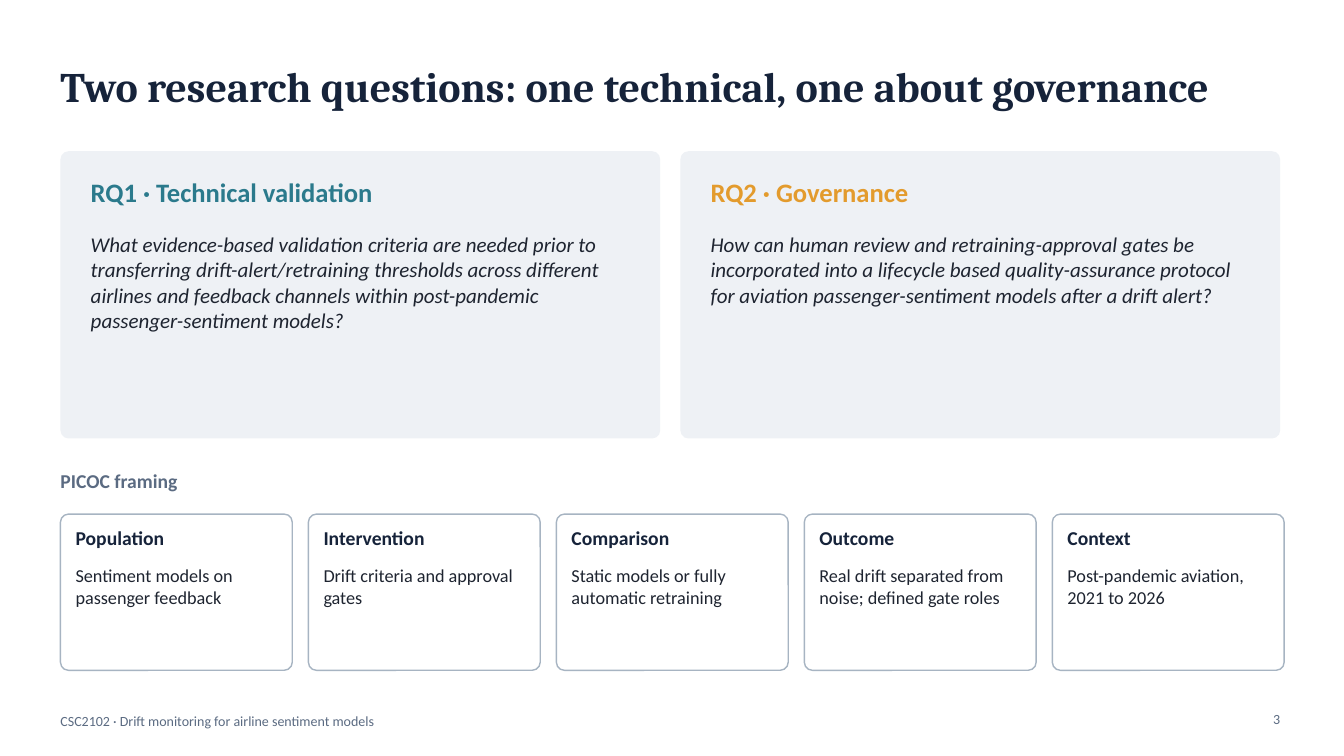
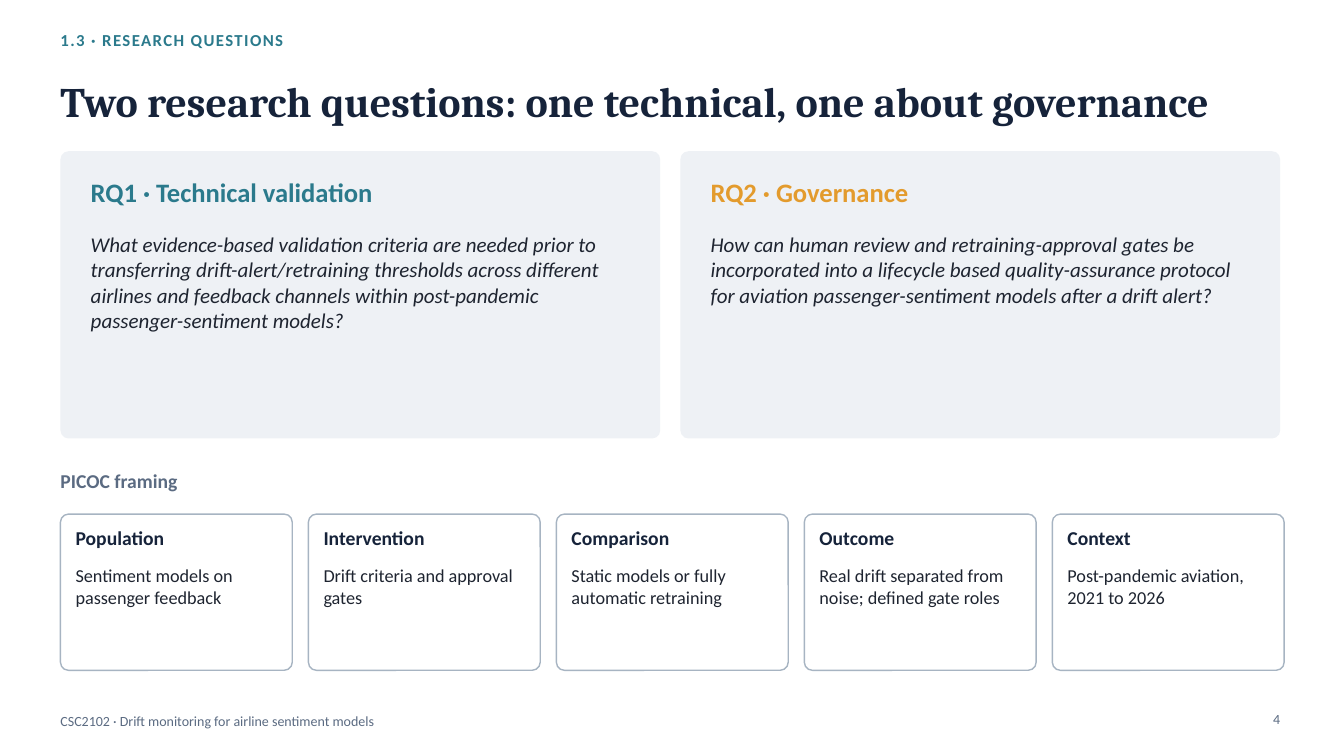
Before and after one commit to asimindxb2004-boop/csc2102-dcdm-slr, a slide deck: slide 4 of 2_Presentation/CSC2102_SLR_Presentation.pptx (slide 3 before the commit). Drawn at 1344x756 pixels with LibreOffice and Linux fonts; fonts in the diff are those of the drawing. Boxes give left, top, right and bottom in pixels: in the first picture for what was removed or moved away, otherwise in the second. Text is boxed around its words. In the diff, an @@ line names an element or a change of style, - is before the commit and + after.

```diff
--- a/2_Presentation/CSC2102_SLR_Presentation.pptx
+++ b/2_Presentation/CSC2102_SLR_Presentation.pptx
@@ text added at [60, 35, 283, 48], 12 pt, text #2B7A8C, bold @@
+1.3 · RESEARCH QUESTIONS
@@ title "Two research questions: one technical, ...": place and size @@
-title "Two research questions: one technical, ..." at [60, 72, 1208, 112]
+title "Two research questions: one technical, ..." at [60, 87, 1208, 127]
@@ page number at [1273, 715, 1280, 724]: text changed @@
-3
+4
```
Also in this commit, not shown: 13 other slides changed, 6 slides added.
